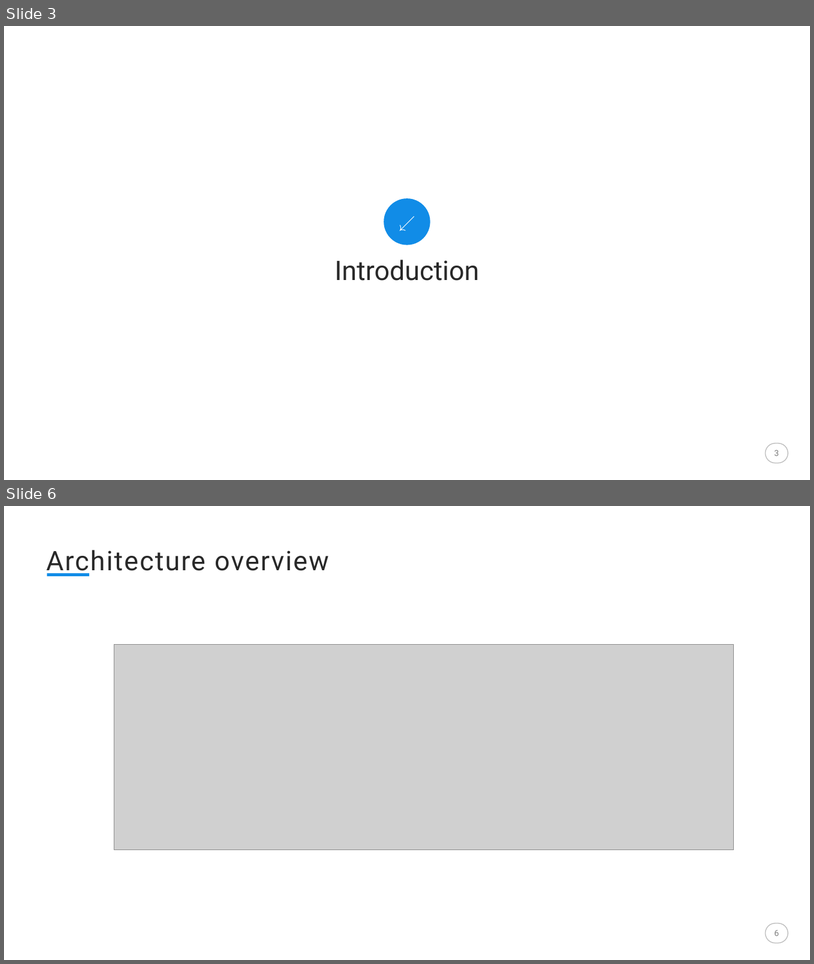
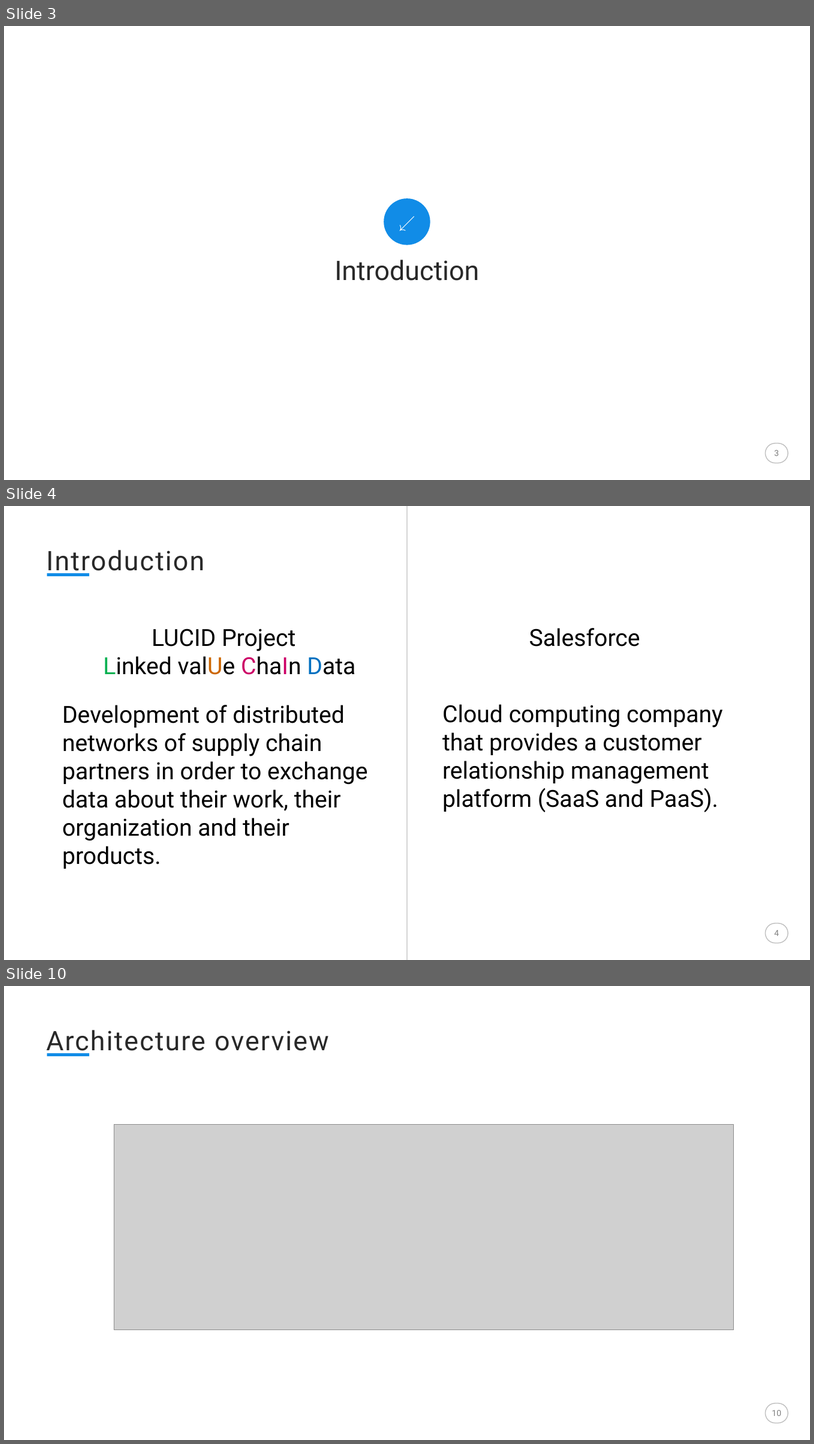
Before and after one commit to EIS-Bonn/MA-INF3232-Lab-SS2015, a slide deck: GroupF/Presentations/Final Presentation.pptx. Shown one above the other, each under a label of ours: slides 3 and 6 before the commit, slides 3, 4 and 10 after it; the slides between them are not shown. The pictures are 814x964 and 814x1444 pixels, drawn with LibreOffice and Linux fonts; fonts in the diff are those of the drawing; grey boxes stand for pictures. Boxes give left, top, right and bottom in pixels: in the first picture for what was removed or moved away, otherwise in the second. Text is boxed around its words. In the diff, an @@ line names an element or a change of style, - is before the commit and + after.

Commit message:
added introduction and requirements part

```diff
--- a/GroupF/Presentations/Final Presentation.pptx
+++ b/GroupF/Presentations/Final Presentation.pptx
@@ slide 4 added at [4,506,810,960], background #FFFFFF; not listed: 2 template elements that a slide beside it also shows @@
@@ line added from (408, 506) to (408, 960), #D4D4D4 1.5 pt @@
@@ text added at [46,550,204,576], 32 pt, text #282828 @@
+Introduction
@@ text added at [62,628,368,840], 28 pt, text #000000 @@
+LUCID Project
+Linked valUe ChaIn Data
+Development of distributed networks of supply chain partners in order to exchange data about their work, their organization and their products.
@@ text added at [443,628,723,812], 28 pt, text #000000 @@
+Salesforce
+Cloud computing company that provides a customer relationship management platform (SaaS and PaaS).
@@ page number added at [774,930,779,936], 10 pt, text #808080 @@
+4
@@ what was slide 6 is now slide 10 @@
@@ page number at [772,1410,782,1416]: text changed @@
-6
+10
```
Also in this commit, not shown: 5 slides changed, 3 other slides added.
